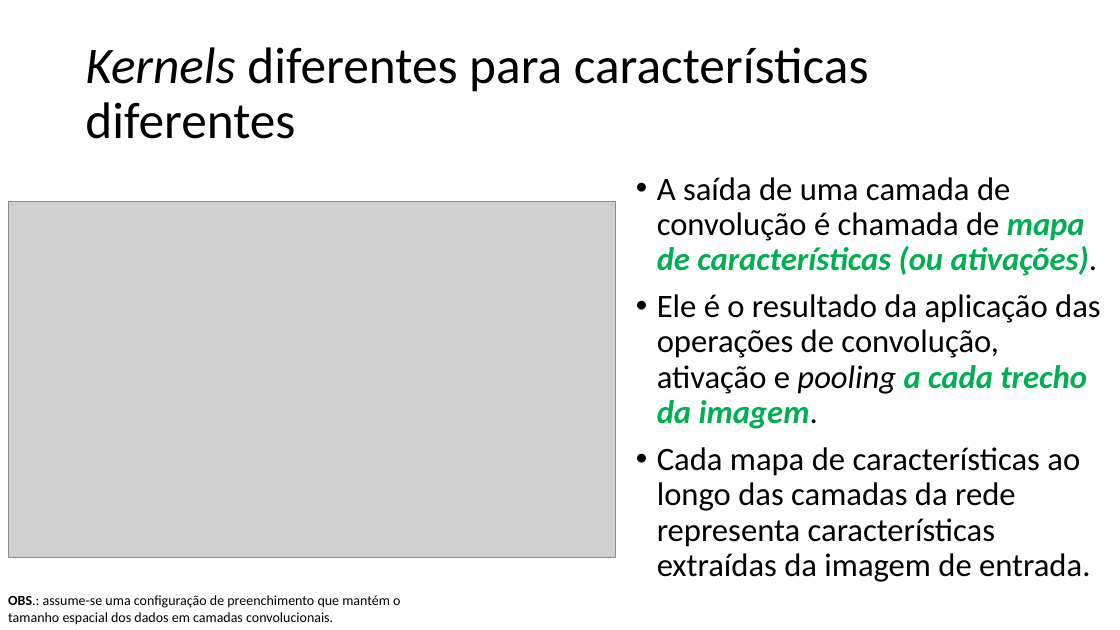
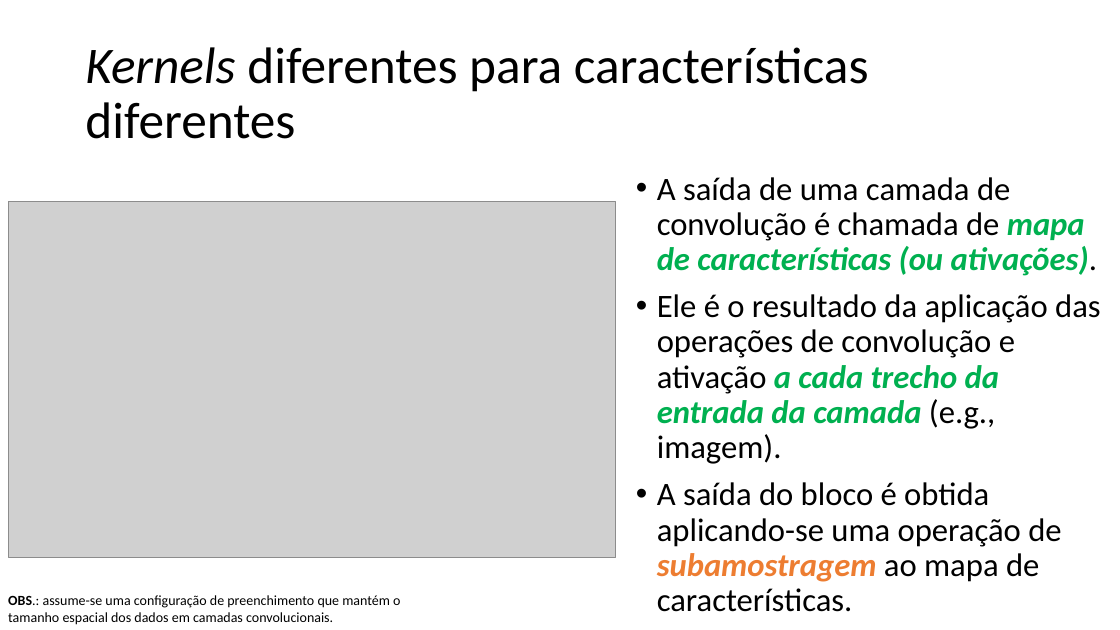
Before and after one commit to zz4fap/tp557-iot-ml, a slide deck: slide 32 of slides/TP557_12_Introduzindo_convoluções.pptx. Drawn at 1120x630 pixels with LibreOffice and Linux fonts; fonts in the diff are those of the drawing; grey boxes stand for pictures. Boxes give left, top, right and bottom in pixels: in the first picture for what was removed or moved away, otherwise in the second. Text is boxed around its words. In the diff, an @@ line names an element or a change of style, - is before the commit and + after.

```diff
--- a/slides/TP557_12_Introduzindo_convoluções.pptx
+++ b/slides/TP557_12_Introduzindo_convoluções.pptx
@@ text at (x1=657, y1=294, x2=1101, y2=612): text changed @@
-• Ele é o resultado da aplicação das operações de convolução, ativação e pooling a cada trecho da imagem.
-• Cada mapa de características ao longo das camadas da rede representa características extraídas da imagem de entrada.
+• Ele é o resultado da aplicação das operações de convolução e ativação a cada trecho da entrada da camada (e.g., imagem).
+• A saída do bloco é obtida aplicando-se uma operação de subamostragem ao mapa de características.
```
Also in this commit, not shown: 7 other slides changed, 1 slide added, 1 other file.
